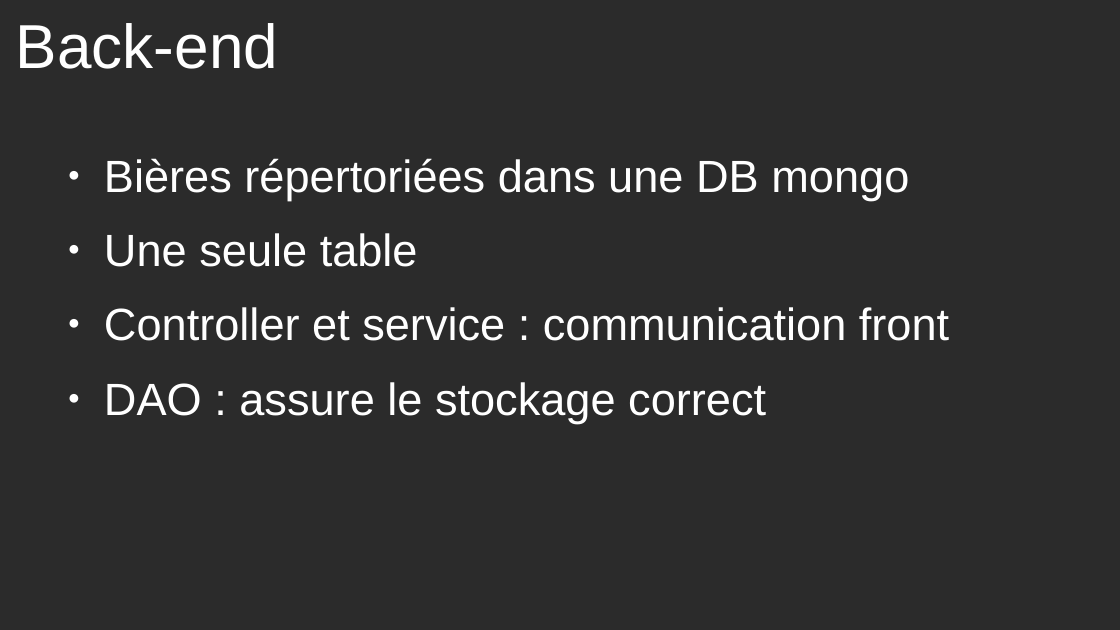
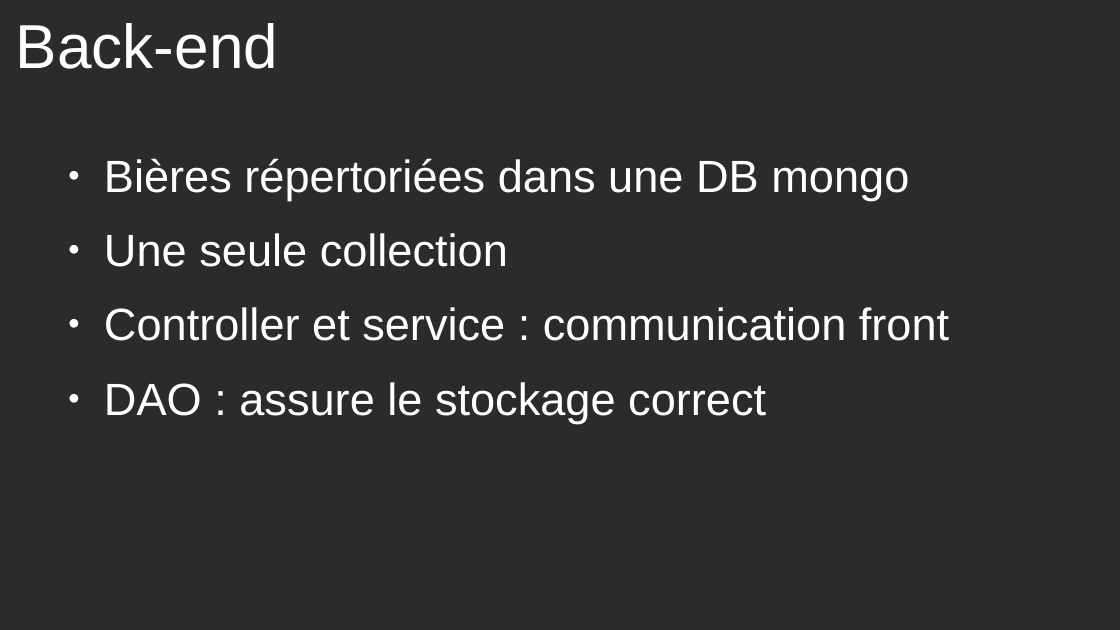
Before and after one commit to ChaLan13/hold-my-beer-front, a slide deck: slide 6 of documents/slides_beer.odp. Drawn at 1120x630 pixels with LibreOffice and Linux fonts; fonts in the diff are those of the drawing; background and template pictures are left out; a plain dark background stands for a picture behind light text. Boxes give left, top, right and bottom in pixels: in the first picture for what was removed or moved away, otherwise in the second. Text is boxed around its words. In the diff, an @@ line names an element or a change of style, - is before the commit and + after.

```diff
--- a/documents/slides_beer.odp
+++ b/documents/slides_beer.odp
@@ text at [104,233,508,267]: text changed @@
-● Une seule table
+● Une seule collection
```
Also in this commit, not shown: 2 other slides changed, 2 slides added, 2 other files.
